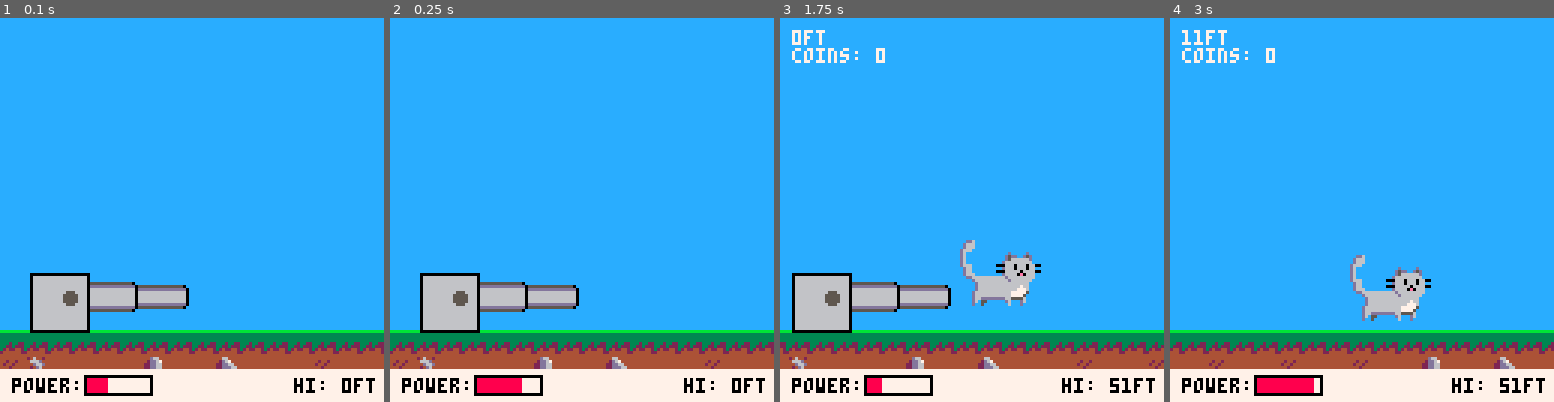
Above: before the commit, frames 1-4 (left to right).
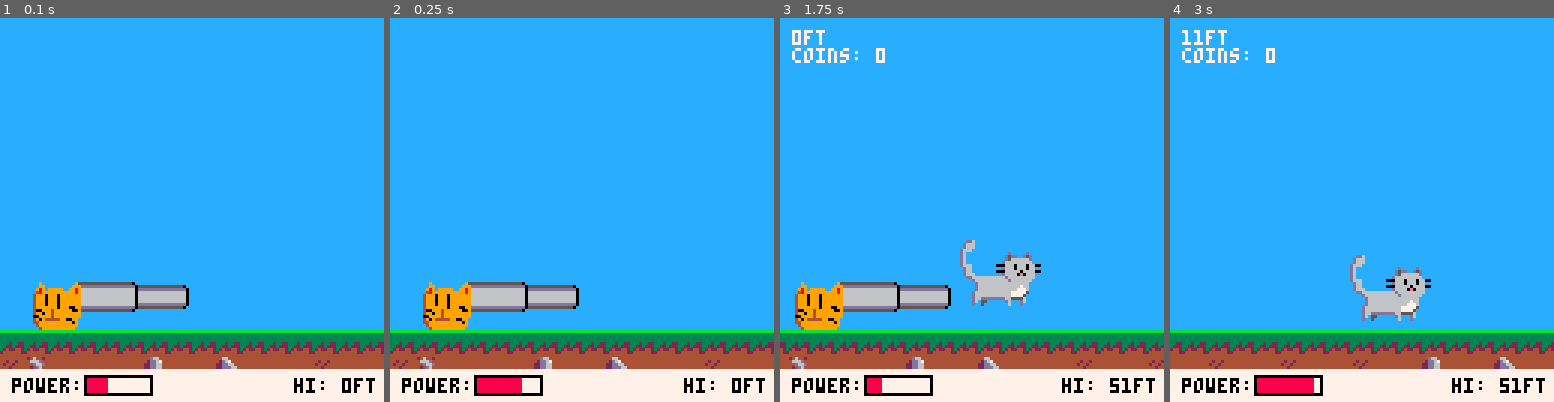
Above: after the commit, the same moments.

Repository: andrewedstrom/kitten-cannon-pico-8
Game: PICO-8 cartridge kitten-cannon.p8
Same seed, same stepped clock (60 frames per second), same inputs: the game is played once before the commit and once after it.
Inputs:
- Up to frame 1 (0.1 s): no input
- Up to frame 2 (0.25 s): no input
- Up to frame 3 (1.75 s): tap X (X key) at 0.33, 1.07 s; tap O (Z key) at 0.7, 1.7 s
- Up to frame 4 (3 s): tap X (X key) at 1.85, 2.97 s; tap O (Z key) at 2.1, 2.5, 2.9 s; hold Up 2.15-2.42 s

The runs differ from the first frame. In frame 1, 2.4% of the frame differs, in the area x 7-24%, y 66-83%; in frame 2, 2.4%; in frame 3, 2.4%; in frame 4, nothing differs.

Commit message:
the cannon is a cat now?

Diff:
--- a/cannon.lua
+++ b/cannon.lua
@@ -20,12 +20,18 @@
             end
             spr_r(0, 6, self.x, self.y, 4.75, 1.25, 0, 6, self.angle, 12)
             local base_x = self.x - 14
-            local base_y = self.y - 8
+            local base_y = self.y - 6
             local base_x2 = base_x + 17
             local base_y2 = ground_y - 1
-            rectfill(base_x - 1, base_y - 1, base_x2 + 1, base_y2 + 1, 0)
-            rectfill(base_x, base_y, base_x2, base_y2, 6)
-            circfill(self.x - 2, self.y - 1, 2, 5)
+
+
+            -- draw base
+            -- rectfill(base_x - 1, base_y - 1, base_x2 + 1, base_y2 + 1, 0)
+            -- rectfill(base_x, base_y, base_x2, base_y2, 6)
+            -- circfill(self.x - 2, self.y - 1, 2, 5)
+            palt(0, false)
+            palt(12, true)
+            sspr(112, 0, 16, 16, base_x, base_y)
         end,
         draw_power_bar = function(self)
             local max_bar_w = self.shot_timer_cycle_time / 2
